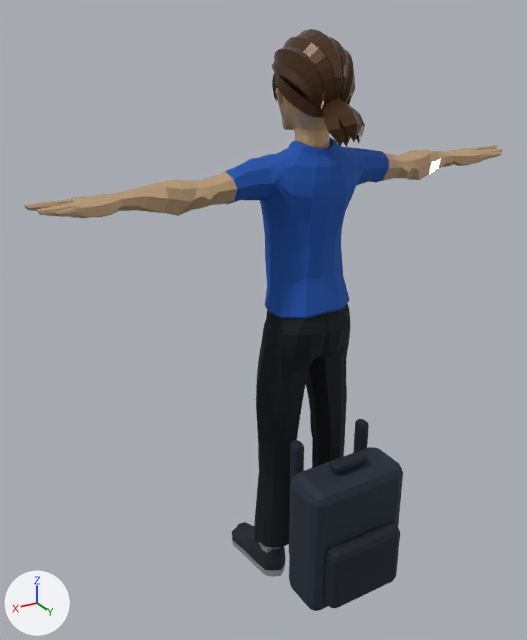
What one commit did to the glTF model public/models/characters/merch-male.glb.
Rendered twice from a camera (50 mm lens) standing at (1.248, 1.76, 1.915) and looking at (0.139, -0.089, 0.991). Every picture has the same lights, and +X, +Y and +Z are marked at lower left. The first picture is the older version. Where no turn or scale is listed for an object, it has been applied to the vertices. Vertices at exactly the same position are counted once.

Names of what the first picture shows: 'Backpack', 'Backpack_FrontPocket', 'Casual2_Body', 'Casual2_Feet', 'Casual2_Head', 'Casual2_Legs' and 3 more.
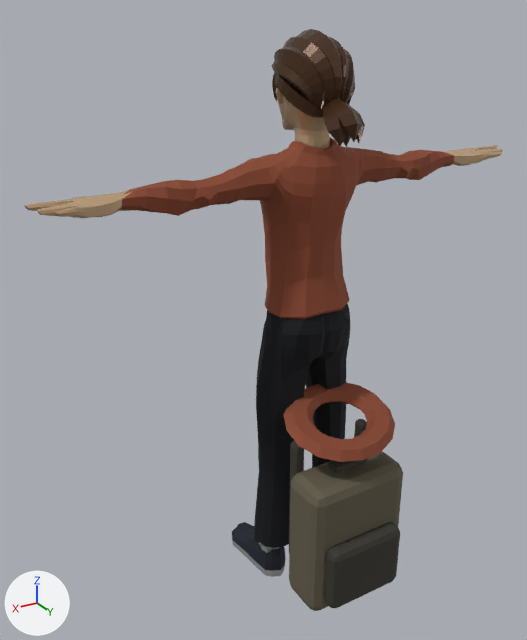
What the commit changed:
Material 'Merch_BlueTShirt' (mat_merch_bluetshirt) changes colour from blue #225ab5 to brown #955138; in linear values from (0.016, 0.102, 0.462) to (0.302, 0.0824, 0.0399).
Material 'Backpack_BlackFabric' (mat_backpack_blackfabric) changes colour from dark blue #1c2636 to brown #615b47; in linear values from (0.0116, 0.0194, 0.0369) to (0.119, 0.104, 0.0638).
me_casual2_body has 1405 vertices, 2806 faces and spans x -0.84..0.84, y -0.19..0.06, z 1.02..1.56.
me_casual2_body is used by ob_casual2_body; location (0.0, 0.0, 0.0).
me_casual2_body part 1: 264 faces spanning x -0.6..0.6, y -0.12..-0.01, z 1.38..1.49 switch from mat_skin (beige #cead86) to mat_merch_bluetshirt (brown #955138).
Mesh me_torus is new.
It has 96 vertices, 192 faces and spans x -0.191..0.191, y -0.169..0.169, z -0.066..0.066.
It uses material mat_merch_bluetshirt (brown #955138).
Object 'ConceptHood' (ob_concepthood) is new; it shows me_torus.
Its location is (-0.027, 0.119, 0.678).

Boxes [x1, y1, x2, y2] around the edits, measured in the pictures (527 x 640 px):
'Casual2_Body', recoloured, surface changed (blue to brown)
    both: [118, 137, 457, 319]
'Backpack', recoloured (dark blue to brown)
    both: [289, 451, 403, 611]
'ConceptHood', added (brown)
    after: [284, 382, 395, 462]
part 1 of me_casual2_body, recoloured (beige to brown)
    both: [121, 150, 454, 216]
